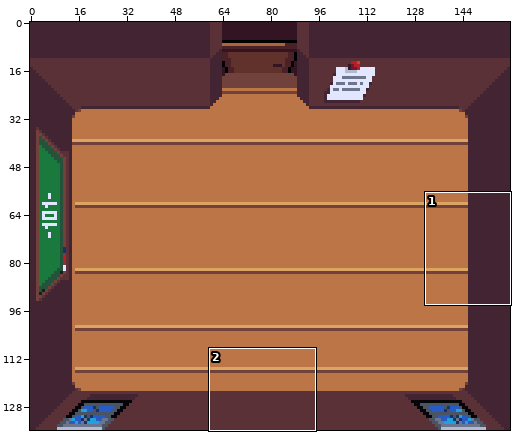
One commit to this pixel-art file: Images/Employement Support & Assistance Center/Interior/Classroom.ase. Above, an overview of the earlier version with the close-up marked.
Close-up. Old version:
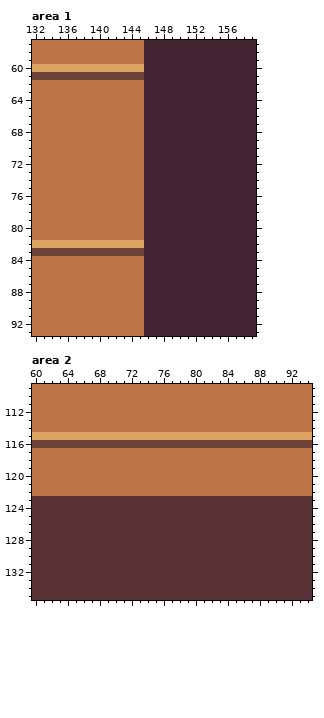
160x136 pixels, 1 frame. Shown: area 1: x 132..159, y 57..93; area 2: x 60..94, y 109..135. The commit also changed other parts of the picture, which this record leaves out.
The same view after the edit:
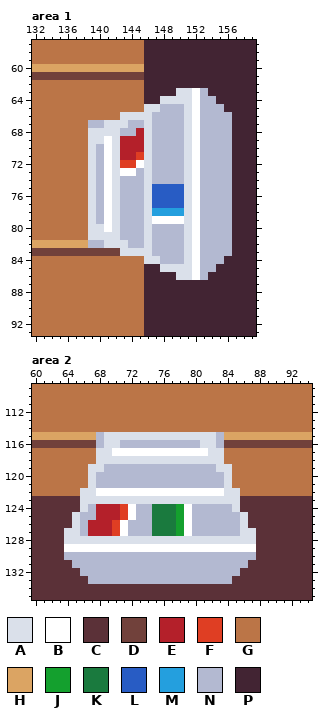
Palette (. is transparent): A #dae0ea  B #ffffff  C #5b3138  D #71413b  E #b4202a  F #df3e23  G #bb7547  H #dba463  J #14a02e  K #1a7a3e  L #285cc4  M #249fde  N #b3b9d1  P #422433
Change:
layer "Cabneit" added
Changed rows in their new state; - is an unchanged pixel.
Area 1, layer "Cabneit":
first column x 139:
63 -----------AABN---
64 ---------AAAABNN--
65 -------AANNNABNNN-
66 ----AAAANNNNABNNNN
67 NNAAANNANNNNABNNNN
68 AAAANNEANNNNABNNNN
69 AABAEEEANNNNABNNNN
70 ANBAEEEANNNNABNNNN
71 ANBAEEFANNNNABNNNN
72 ANBAFFBANNNNABNNNN
73 ANBABBNANNNNABNNNN
74 ANBANNNANNNNABNNNN
75 ANBANNNALLLLABNNNN
76 ANBANNNALLLLABNNNN
77 ANBANNNALLLLABNNNN
78 ANBANNNAMMMMABNNNN
79 ANBANNNABBBBABNNNN
80 AABANNNANNNNABNNNN
81 AAAANNNANNNNABNNNN
82 NNAAANNANNNNABNNNN
83 ----AAAANNNNABNNNN
84 -------AANNNABNNN-
85 ---------AAAABNN--
86 -----------AABN---
Area 2, layer "Cabneit":
first column x 64:
115 ----NAAAAAAAAAAAAAAN----
116 ----NAANNNNNNNNNNAAN----
117 ----AABBBBBBBBBBBBAA----
118 ----AAAAAAAAAAAAAAAA----
119 ---AANNNNNNNNNNNNNNAA---
120 ---ANNNNNNNNNNNNNNNNA---
121 ---ANNNNNNNNNNNNNNNNA---
122 --AABBBBBBBBBBBBBBBBAA--
123 --AAAAAAAAAAAAAAAAAAAA--
124 --ANEEEFBNNKKKJBNNNNNA--
125 -ANNEEEFBNNKKKJBNNNNNNA-
126 -ANEEEFBNNNKKKJBNNNNNNA-
127 AANEEEFBNNNKKKJBNNNNNNAA
128 AAAAAAAAAAAAAAAAAAAAAAAA
129 BBBBBBBBBBBBBBBBBBBBBBBB
130 NNNNNNNNNNNNNNNNNNNNNNNN
131 -NNNNNNNNNNNNNNNNNNNNNN-
132 --NNNNNNNNNNNNNNNNNNNN--
133 ---NNNNNNNNNNNNNNNNNN---
